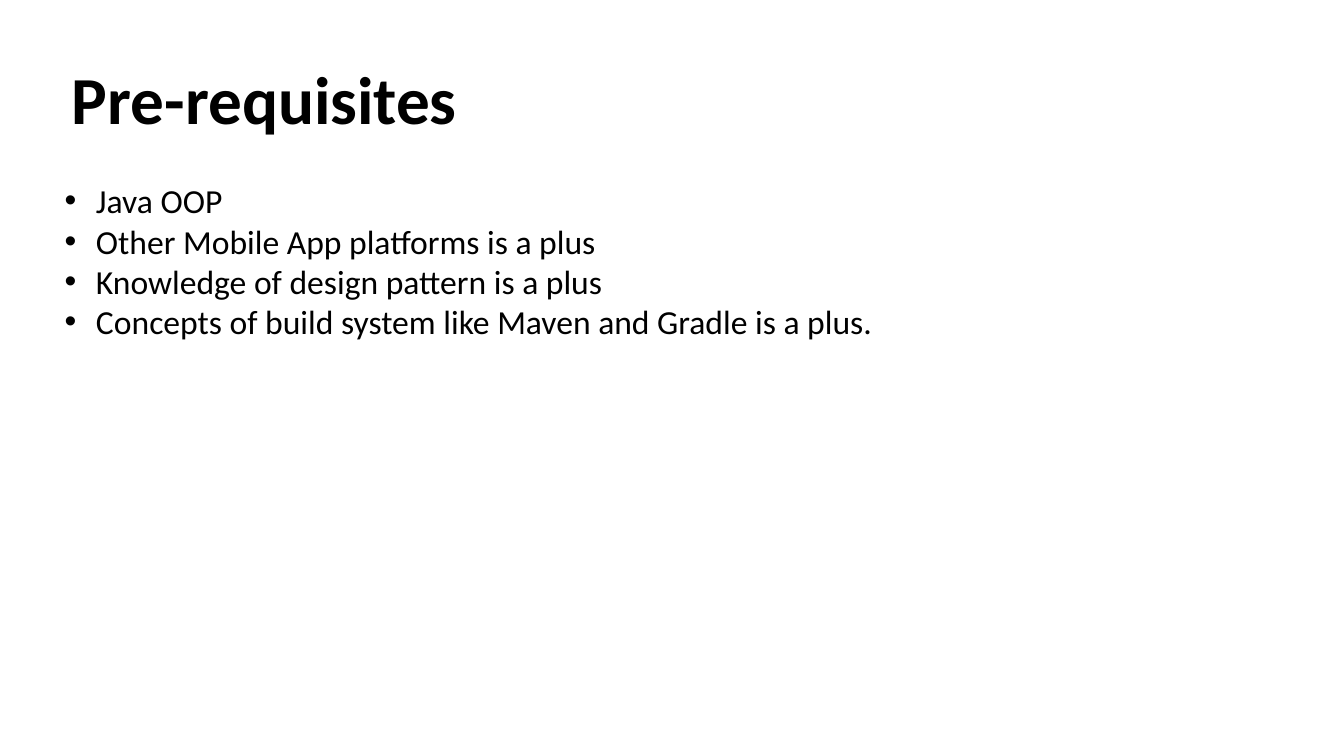
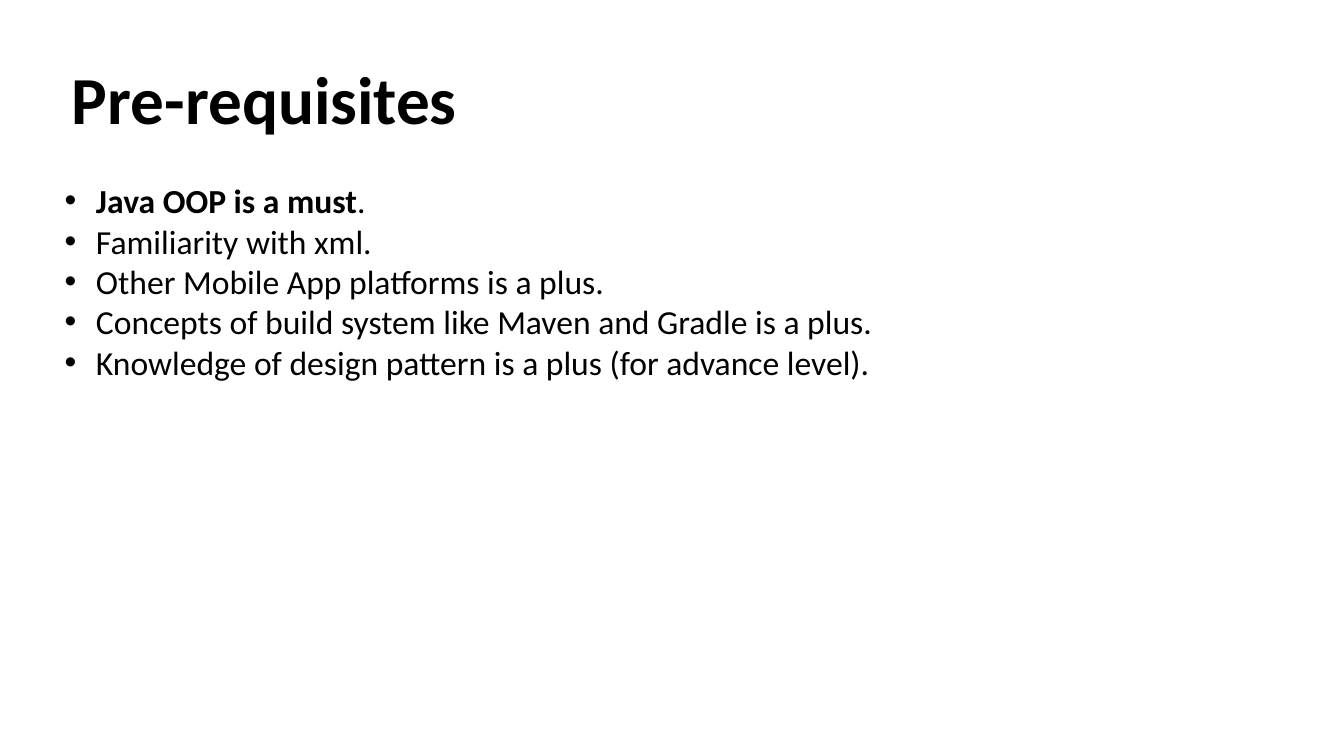
Before and after one commit to talhahasanzia/Android-Workshop, a slide deck: slide 3 of Presentation.pptx. Drawn at 1344x756 pixels with LibreOffice and Linux fonts; fonts in the diff are those of the drawing. Boxes give left, top, right and bottom in pixels: in the first picture for what was removed or moved away, otherwise in the second. Text is boxed around its words. In the diff, an @@ line names an element or a change of style, - is before the commit and + after.

```diff
--- a/Presentation.pptx
+++ b/Presentation.pptx
@@ text at (96, 189, 604, 300): text changed @@
-• Java OOP
-• Other Mobile App platforms is a plus
-• Knowledge of design pattern is a plus
+• Java OOP is a must.
+• Familiarity with xml.
+• Other Mobile App platforms is a plus.
@@ text at (96, 350, 869, 381): paragraph added @@
+• Knowledge of design pattern is a plus (for advance level).
```
Also in this commit, not shown: 3 other slides changed, 3 slides added.
